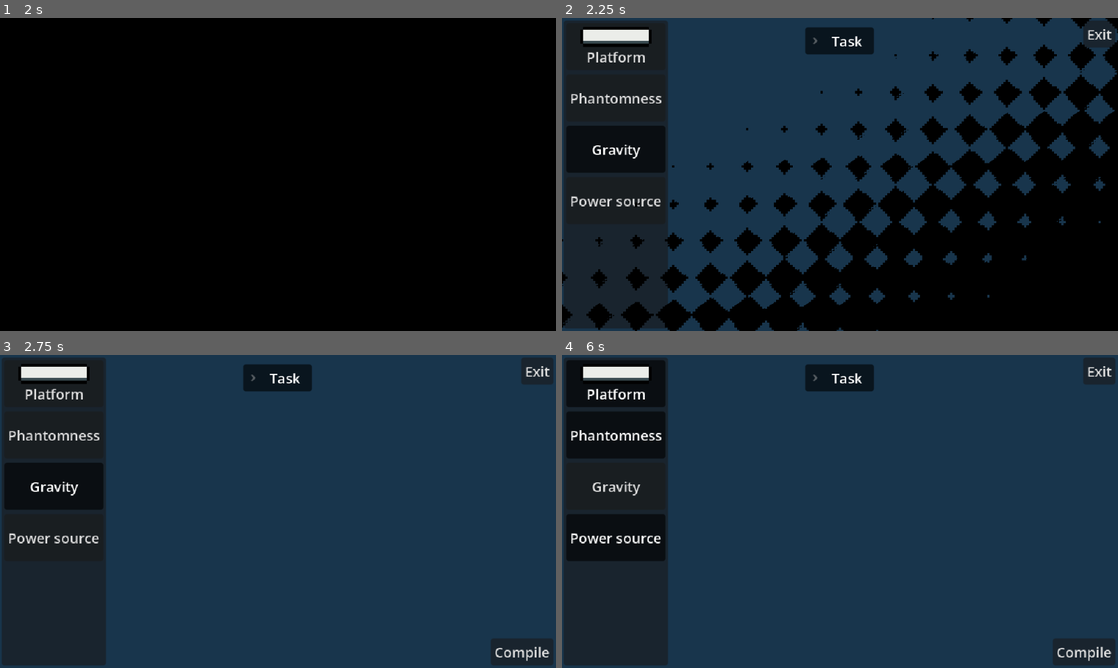
Above: before the commit, frames 1-4 (two rows, left to right).
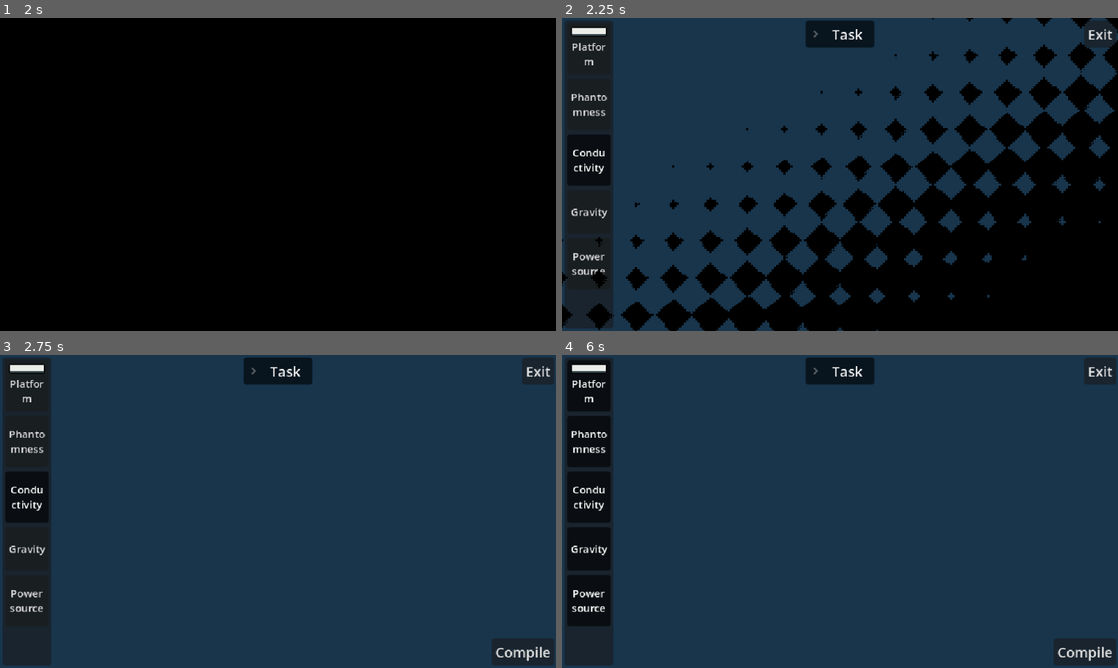
Above: after the commit, the same moments.

Repository: Chebrbober/nightmare-protocol
Game: Godot game, scene res://scenes/main_menu.tscn
The game is run twice, just before and just after one commit, with the same random seed, the same clock (stepped at 60 frames per second) and the same inputs.
Inputs (mouse positions are in pixels of both pictures, inside the frame that each line leads up to):
- Up to frame 1 (2 s): click "Start" at 0.5 s; click "Start" at 1.25 s
- Up to frame 2 (2.25 s): click (589, 158) at 2 s, where only the run after the commit has a clickable "Conductivity"
- Up to frame 3 (2.75 s): no input
- Up to frame 4 (6 s): click "Compile" at 2.75 s; click "Platform" at 3.5 s; click "Phantomness" at 4.25 s; click "Gravity" at 5 s; click "Power source" at 5.75 s

Frame 1 is identical in both runs. In frame 2, 11% of the frame differs, in the area x 0-99%, y 0-100%; in frame 3, 12%; in frame 4, 14%, in the area x 0-100%, y 0-100%.

Commit message:
Implement new conductivity property. Add some visual effects while being powered. Enchance collision detection
The powered object will be of a blue color. Object that has property
conductivity will be also blue color if it will collide with powered
body. Other things that i can't think of will be changed

Diff:
--- /dev/null
+++ b/resources/properties/conductivity.tres
@@ -0,0 +1,14 @@
+[gd_resource type="Resource" script_class="PropertyData" format=3 uid="uid://gh6qdwma2jvs"]
+
+[ext_resource type="Script" uid="uid://dqldvpe2vrfn1" path="res://scripts/property_scripts/conductivity.gd" id="1_5iapq"]
+[ext_resource type="Script" uid="uid://bs6rks3lfl0jy" path="res://scripts/property_data.gd" id="1_bh2v6"]
+
+[resource]
+script = ExtResource("1_bh2v6")
+logic = ExtResource("1_5iapq")
+compatible_tags = Array[String](["metal", "liquid"])
+incompatible_tags = Array[String](["conductivity", "organic", "gas", "dry"])
+action_tags = Array[String](["electric", "utility"])
+name = "Conductivity"
+description = "Make the body conduct electricity it collided with"
+metadata/_custom_type_script = "uid://bs6rks3lfl0jy"
--- a/resources/properties/gravity.tres
+++ b/resources/properties/gravity.tres
@@ -7,6 +7,6 @@
 script = ExtResource("1_36ium")
 logic = ExtResource("1_pt53c")
 compatible_tags = Array[String](["heavy", "food", "metal"])
-action_tags = Array[String](["gravity"])
+action_tags = Array[String](["gravity", "fall slowly"])
 name = "Gravity"
 description = "Appends gravity physics to an object"
--- a/scenes/attribute_button.tscn
+++ b/scenes/attribute_button.tscn
@@ -4,13 +4,14 @@
 [ext_resource type="Script" uid="uid://dmwuurve8dpma" path="res://scripts/attribute_button.gd" id="2_uljnt"]
 
 [node name="AttributeButton" type="Button" unique_id=947812912]
-custom_minimum_size = Vector2(30, 30)
-offset_right = 30.0
-offset_bottom = 31.0
+custom_minimum_size = Vector2(50, 50)
+offset_right = 32.0
+offset_bottom = 30.0
+theme_override_font_sizes/font_size = 12
 toggle_mode = true
 button_group = ExtResource("1_gqp6v")
-text = "
-"
+text_overrun_behavior = 2
+autowrap_mode = 3
 icon_alignment = 1
 vertical_icon_alignment = 0
 expand_icon = true
--- a/scenes/game.tscn
+++ b/scenes/game.tscn
@@ -10,15 +10,15 @@
 [sub_resource type="RectangleShape2D" id="RectangleShape2D_lnu2h"]
 size = Vector2(640, 360)
 
-[sub_resource type="WorldBoundaryShape2D" id="WorldBoundaryShape2D_uwrxv"]
-distance = -176.0
+[sub_resource type="WorldBoundaryShape2D" id="WorldBoundaryShape2D_lbhrr"]
 
 [node name="Game" type="Control" unique_id=1964283767]
+physics_interpolation_mode = 1
 layout_mode = 3
 anchors_preset = 15
 anchor_right = 1.0
 anchor_bottom = 1.0
-offset_left = -1.0
+offset_right = 1.0
 grow_horizontal = 2
 grow_vertical = 2
 mouse_filter = 1
@@ -44,6 +44,7 @@
 shape = SubResource("RectangleShape2D_lnu2h")
 
 [node name="MarginContainer" type="MarginContainer" parent="." unique_id=374527495]
+z_index = 3
 layout_mode = 1
 anchors_preset = 15
 anchor_right = 1.0
@@ -66,6 +67,9 @@
 size_flags_horizontal = 8
 size_flags_vertical = 8
 text = "Compile"
+
+[node name="Task" parent="MarginContainer" unique_id=554647325 instance=ExtResource("5_iywne")]
+layout_mode = 2
 
 [node name="PanelContainer" type="PanelContainer" parent="MarginContainer" unique_id=835842327]
 layout_mode = 2
@@ -94,16 +98,12 @@
 script = ExtResource("2_yqjtg")
 metadata/_custom_type_script = "uid://dmwuurve8dpma"
 
-[node name="Ground" type="Area2D" parent="." unique_id=879890457]
-position = Vector2(315, 112)
-collision_mask = 31
-input_pickable = false
+[node name="StaticBody2D" type="StaticBody2D" parent="." unique_id=1657395331]
+position = Vector2(330, 290)
+collision_mask = 2
 
-[node name="CollisionShape2D" type="CollisionShape2D" parent="Ground" unique_id=283807377]
-shape = SubResource("WorldBoundaryShape2D_uwrxv")
-
-[node name="Task" parent="." unique_id=554647325 instance=ExtResource("5_iywne")]
-layout_mode = 1
+[node name="CollisionShape2D" type="CollisionShape2D" parent="StaticBody2D" unique_id=1675221592]
+shape = SubResource("WorldBoundaryShape2D_lbhrr")
 
 [node name="PropertiesContainer" type="Node2D" parent="." unique_id=833202965]
 
--- a/scenes/object.tscn
+++ b/scenes/object.tscn
@@ -5,8 +5,12 @@
 [node name="Object" type="RigidBody2D" unique_id=1419311971]
 physics_interpolation_mode = 2
 collision_layer = 2
+collision_mask = 255
 input_pickable = true
 gravity_scale = 0.0
+continuous_cd = 1
+contact_monitor = true
+max_contacts_reported = 1
 script = ExtResource("1_pkda2")
 
 [node name="CollisionShape2D" type="CollisionShape2D" parent="." unique_id=1391266453]
--- a/scenes/task.tscn
+++ b/scenes/task.tscn
@@ -4,12 +4,9 @@
 
 [node name="Task" type="Control" unique_id=554647325]
 layout_mode = 3
-anchor_left = 0.5
-anchor_top = 0.03
-anchor_right = 0.5
-anchor_bottom = 0.05
-grow_horizontal = 2
-grow_vertical = 0
+anchors_preset = 0
+size_flags_horizontal = 4
+mouse_filter = 1
 script = ExtResource("1_kolu2")
 
 [node name="FoldableContainer" type="FoldableContainer" parent="." unique_id=845842208]
--- a/scripts/game.gd
+++ b/scripts/game.gd
@@ -5,7 +5,7 @@
 @onready var attribute_button: AttributeButton = %AttributeButton
 @onready var spawn_area: Area2D = $SpawnArea
 @onready var collision_shape: CollisionShape2D = $SpawnArea/CollisionShape2D
-@onready var task_node: Control = $Task
+@onready var task_node: Control = $MarginContainer/Task
 @onready var objects_container: Node2D = $ObjectsContainer
 @onready var properties_container: Node2D = $PropertiesContainer
 
@@ -134,7 +134,7 @@
 	for key in property.values.keys():
 		logic_node.set(key, property.values[key])
 
-	obj.physics_interpolation_mode = Node.PHYSICS_INTERPOLATION_MODE_INHERIT
+	obj.physics_interpolation_mode = Node.PHYSICS_INTERPOLATION_MODE_ON
 	obj.freeze = false
 
 	obj.add_child(logic_node)
--- /dev/null
+++ b/scripts/property_scripts/conductivity.gd
@@ -0,0 +1,28 @@
+class_name ConductivityProperty
+extends Node
+
+
+func _ready() -> void:
+	var body = get_parent()
+	body.add_to_group("conductive")
+	name = "ConductivityProperty"
+
+
+func _physics_process(delta: float) -> void:
+	var body = get_parent()
+	var contacts = body.get_colliding_bodies()
+	for c in contacts:
+		if c.is_in_group("powered"):
+			body.add_to_group("powered")
+			_visual_update(true)
+			return
+
+	if body.is_in_group("powered"):
+		body.remove_from_group("powered")
+		_visual_update(false)
+
+
+func _visual_update(is_on: bool):
+	var sprite = get_parent().get_node("Sprite2D")
+	if sprite:
+		sprite.modulate = Color(0.8, 0.8, 2.0) if is_on else Color(1, 1, 1)
--- a/scripts/property_scripts/gravity.gd
+++ b/scripts/property_scripts/gravity.gd
@@ -8,6 +8,8 @@
 	var body = get_parent()
 	while body and not body is RigidBody2D:
 		body = body.get_parent()
+
+	name = "GravityProperty"
 
 	if body and body is RigidBody2D:
 		body.gravity_scale = gravity
--- a/scripts/property_scripts/phantomness.gd
+++ b/scripts/property_scripts/phantomness.gd
@@ -1,3 +1,4 @@
+class_name PhantomnessProperty
 extends Node
 
 @export var label: String = "Nothing to edit..."
@@ -6,6 +7,7 @@
 func _ready() -> void:
 	var body = get_parent()
 	if body and body is RigidBody2D:
+		name = "PhantomnessProperty"
 		body.modulate = Color(1, 1, 1, 0.5)
 		body.collision_layer = 0
 		body.collision_mask = 0
--- a/scripts/property_scripts/power_source.gd
+++ b/scripts/property_scripts/power_source.gd
@@ -6,6 +6,17 @@
 
 func _ready() -> void:
 	var body = get_parent()
+	body.body_entered.connect(_on_collide_detected)
 
 	if body and body is RigidBody2D:
 		body.add_to_group("powered")
+		var sprite = get_parent().get_node("Sprite2D")
+		if sprite:
+			sprite.modulate = Color(0.8, 0.8, 2.0)
+
+
+func _on_collide_detected(body: Node):
+	if body.is_in_group("conductive") or body.has_node("ConductivityProperty"):
+		body.add_to_group("powered")
+		if body.has_method("receive_power"):
+			body.receive_power(voltage)
Not shown, added: scripts/property_scripts/conductivity.gd.uid
